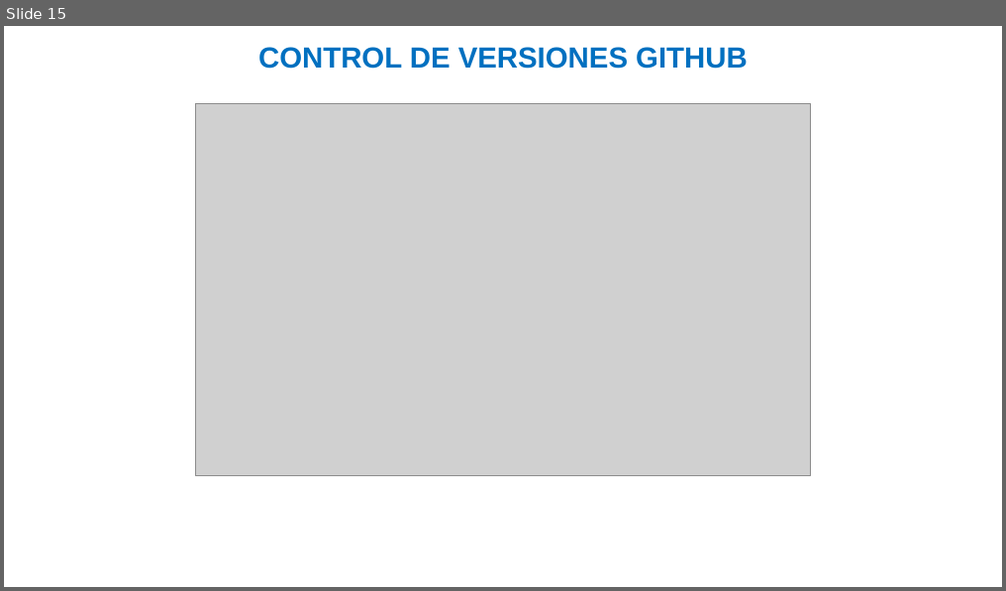
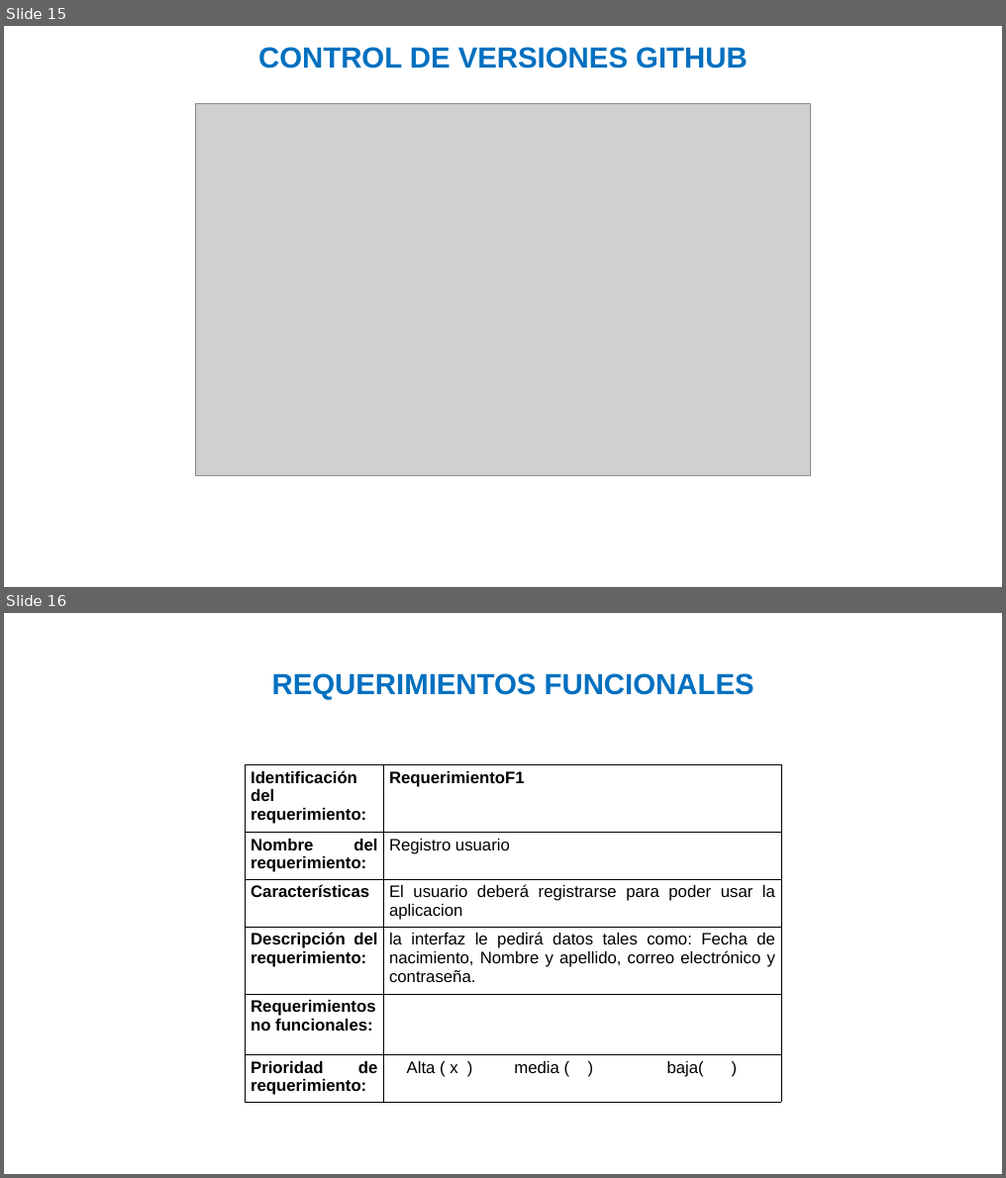
Before and after one commit to julianforero19/Proyecto_Parking, a slide deck: PLANTILLA_PRESENTACION_AVANCES_PROYECTO_.pptx. Shown one above the other, each under a label of ours: slide 15 before the commit, slides 15 and 16 after it. The pictures are 1006x591 and 1006x1178 pixels, drawn with LibreOffice and Linux fonts; fonts in the diff are those of the drawing; grey boxes stand for pictures; background and template pictures are left out. Boxes give left, top, right and bottom in pixels: in the first picture for what was removed or moved away, otherwise in the second. Text is boxed around its words. In the diff, an @@ line names an element or a change of style, - is before the commit and + after.

```diff
--- a/PLANTILLA_PRESENTACION_AVANCES_PROYECTO_.pptx
+++ b/PLANTILLA_PRESENTACION_AVANCES_PROYECTO_.pptx
@@ slide 16 added at (4, 613, 1002, 1174), background picture (left out) @@
@@ text added at (272, 673, 754, 700), 28 pt, text #0070C0, bold @@
+REQUERIMIENTOS FUNCIONALES
@@ table added at (245, 765, 781, 1103), 6 rows, 2 columns @@
+Identificación del requerimiento: | RequerimientoF1
+Nombre del requerimiento: | Registro usuario
+Características | El usuario deberá registrarse para poder usar la aplicacion
+Descripción del requerimiento: | la interfaz le pedirá datos tales como: Fecha de nacimiento, Nombre y apellido, correo electrónico y contraseña.
+Requerimientos no funcionales: | 
+Prioridad de requerimiento: | Alta ( x ) media ( ) baja( )
```
Also in this commit, not shown: 5 other slides added.
